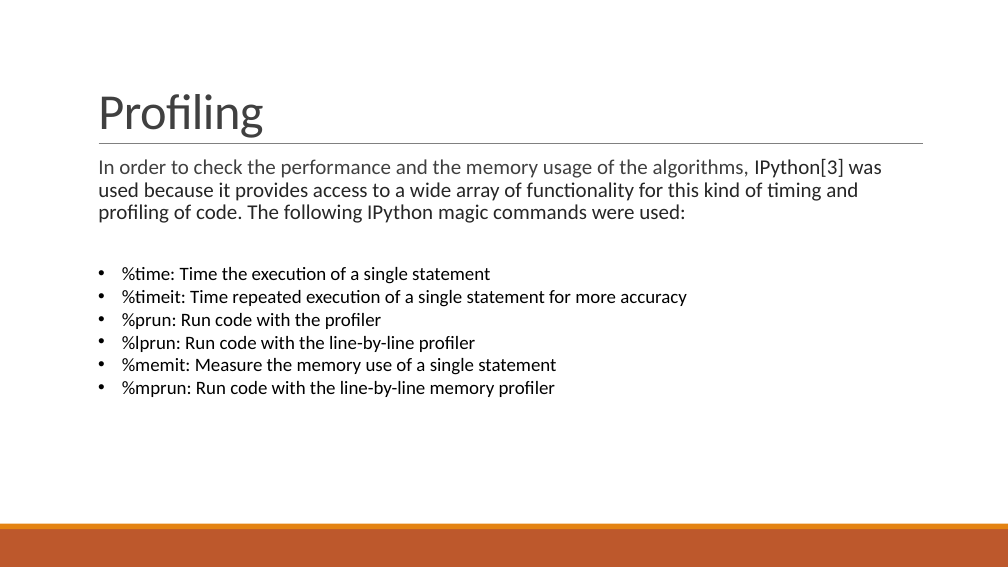
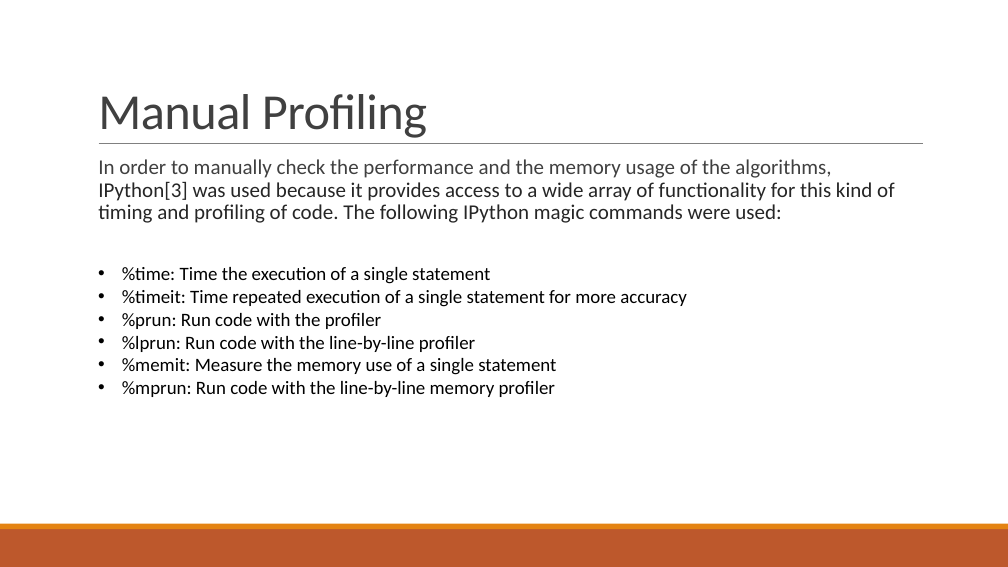
Before and after one commit to spolo96/aapp-retiming_project, a slide deck: slide 16 of Retiming10670388_ProjectPresentation.pptx (slide 13 before the commit). Drawn at 1008x567 pixels with LibreOffice and Linux fonts; fonts in the diff are those of the drawing. Boxes give left, top, right and bottom in pixels: in the first picture for what was removed or moved away, otherwise in the second. Text is boxed around its words. In the diff, an @@ line names an element or a change of style, - is before the commit and + after.

Commit message:
Presentation updated

```diff
--- a/Retiming10670388_ProjectPresentation.pptx
+++ b/Retiming10670388_ProjectPresentation.pptx
@@ title at [98,94,427,138]: text changed @@
-Profiling
+Manual Profiling
@@ text at [98,159,895,223]: text changed @@
-  In order to check the performance and the memory usage of the algorithms, IPython[3] was used because it provides access to a wide array of functionality for this kind of timing and profiling of code. The following IPython magic commands were used:
+  In order to manually check the performance and the memory usage of the algorithms, IPython[3] was used because it provides access to a wide array of functionality for this kind of timing and profiling of code. The following IPython magic commands were used:
```
Also in this commit, not shown: 3 other slides changed, 3 slides added.
